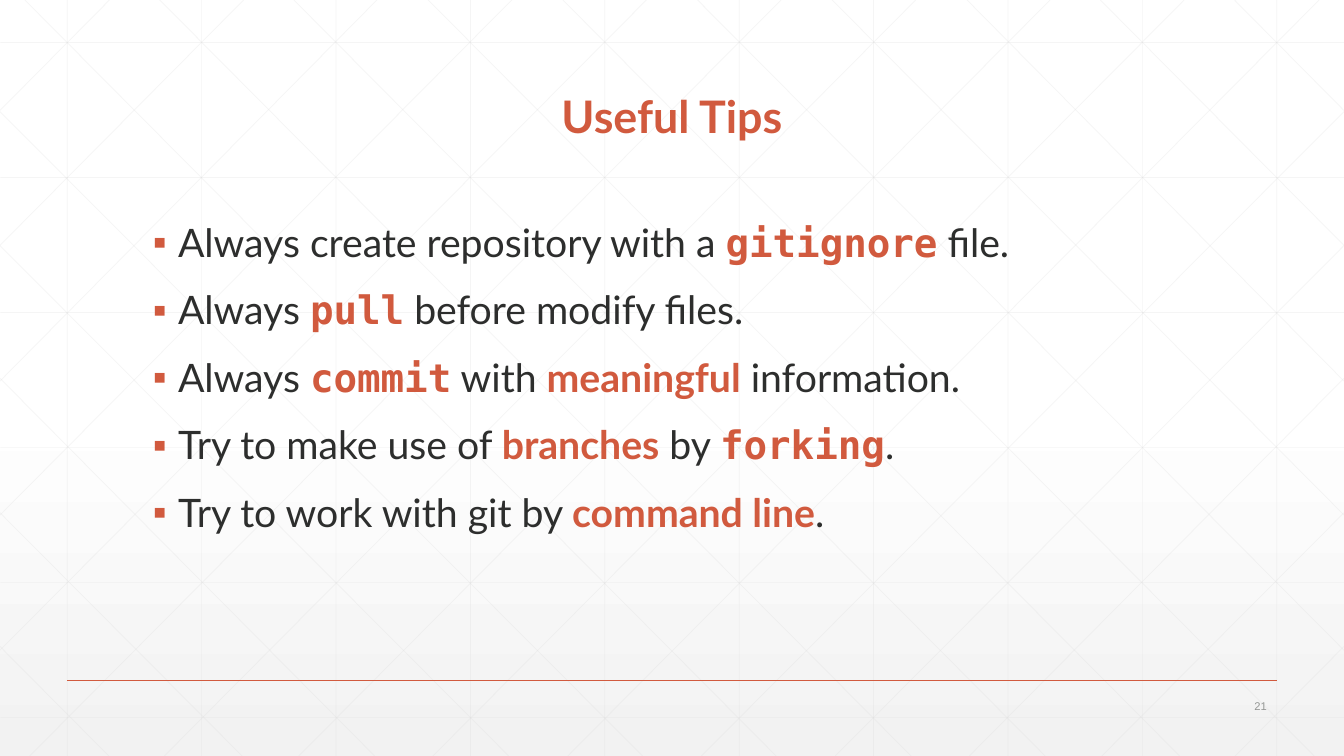
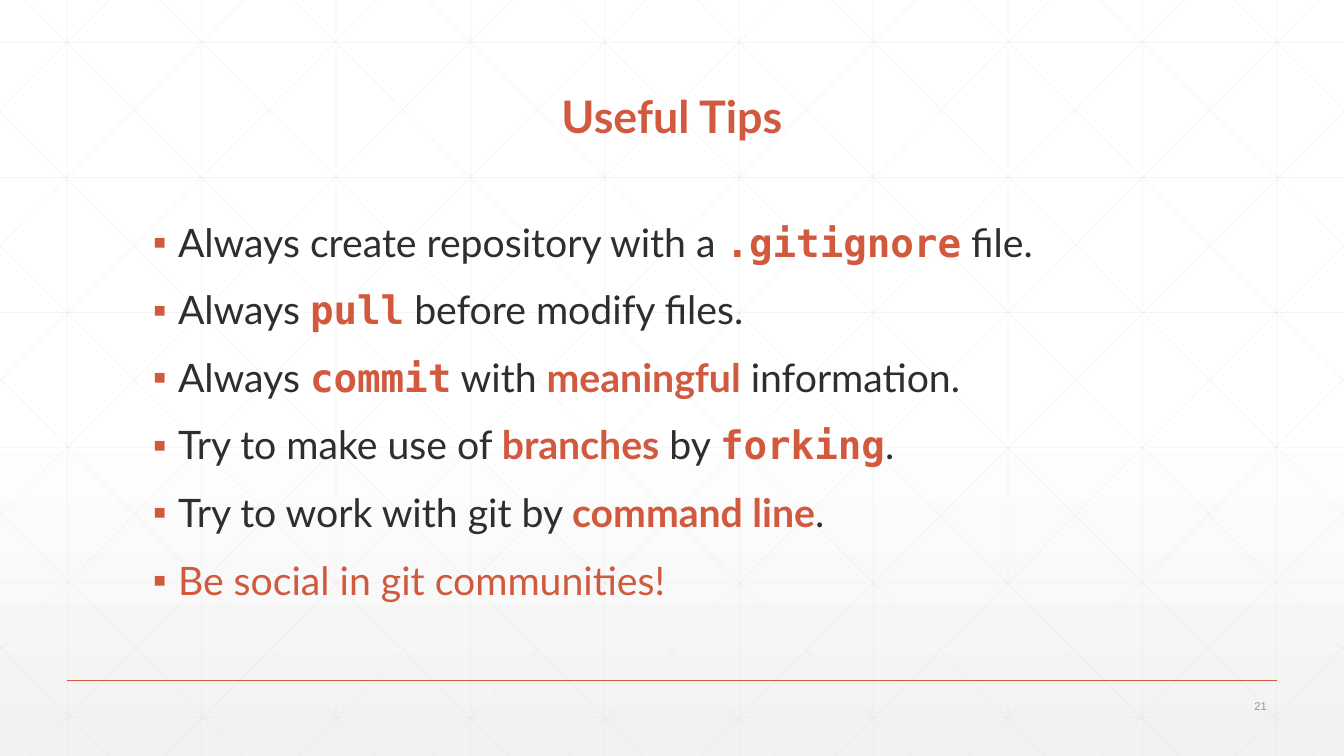
Before and after one commit to UICHCC/HCC-Lectures, a slide deck: slide 21 of Speaking-of-Git-VCS/Introduction-to-Git-VCS.pptx. Drawn at 1344x756 pixels with LibreOffice and Linux fonts; fonts in the diff are those of the drawing. Boxes give left, top, right and bottom in pixels: in the first picture for what was removed or moved away, otherwise in the second. Text is boxed around its words. In the diff, an @@ line names an element or a change of style, - is before the commit and + after.

```diff
--- a/Speaking-of-Git-VCS/Introduction-to-Git-VCS.pptx
+++ b/Speaking-of-Git-VCS/Introduction-to-Git-VCS.pptx
@@ text at bbox=[178, 225, 1033, 265]: text changed @@
-▪ Always create repository with a gitignore file.
+▪ Always create repository with a .gitignore file.
@@ text at bbox=[178, 566, 665, 602]: paragraph added @@
+▪ Be social in git communities!
```
Also in this commit, not shown: 2 other slides changed, 1 other file.
